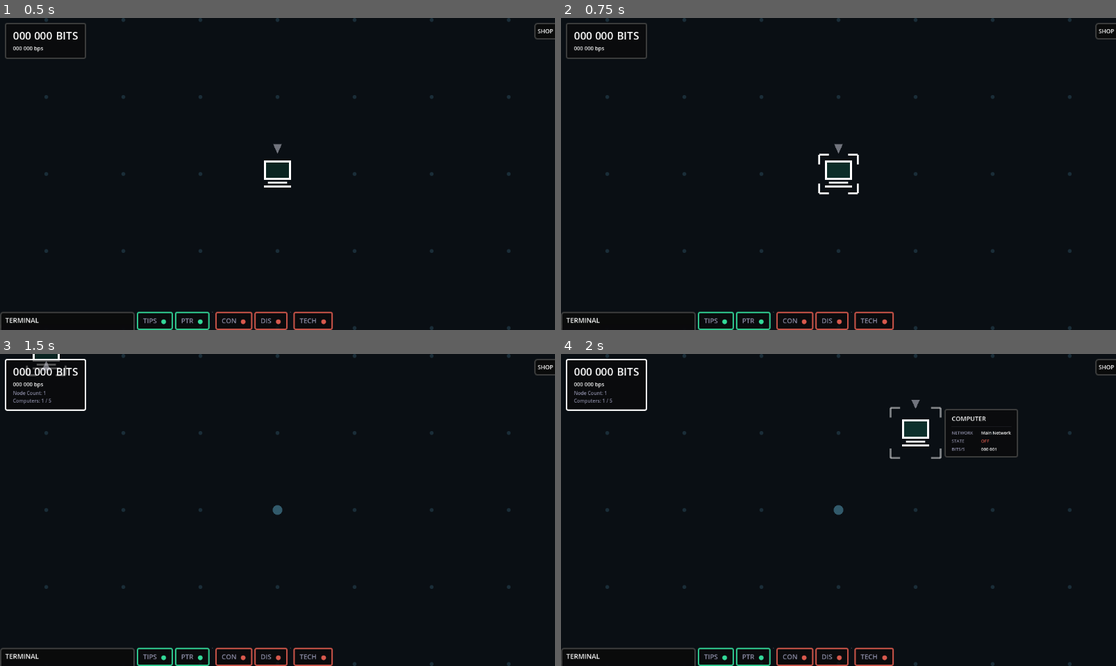
Above: before the commit, frames 1-4 (two rows, left to right).
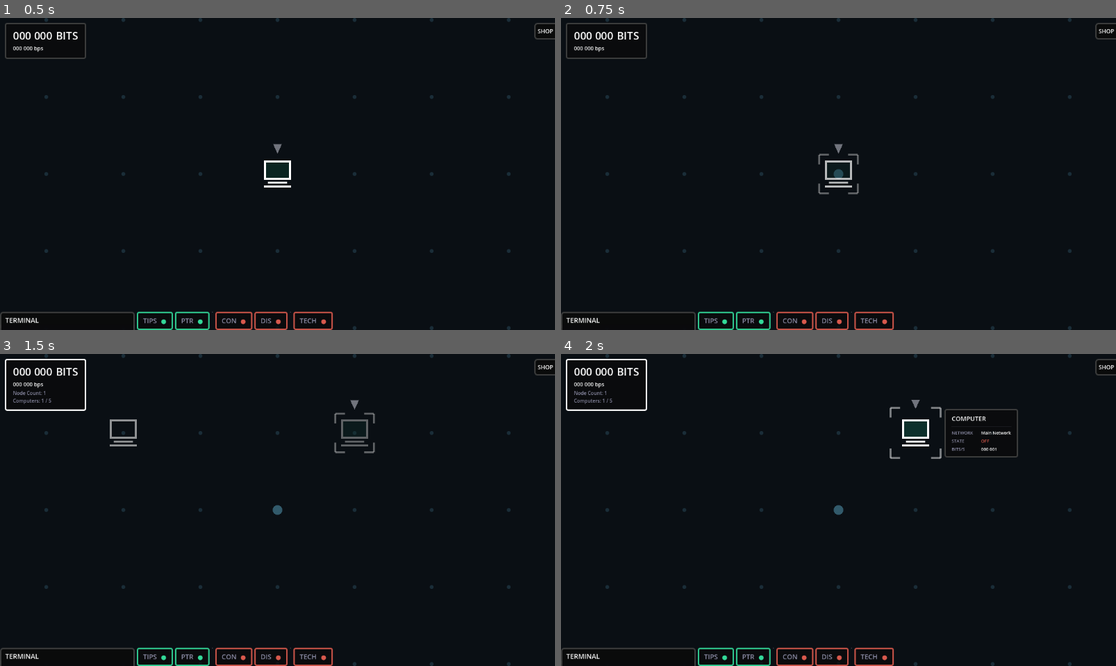
Above: after the commit, the same moments.

Repository: DscrtDv/NetClicker
Game: Godot game, scene res://Main/main.tscn
The game is run twice, just before and just after one commit, with the same random seed, the same clock (stepped at 60 frames per second) and the same inputs.
Inputs (mouse positions are in pixels of both pictures, inside the frame that each line leads up to):
- Up to frame 1 (0.5 s): no input
- Up to frame 2 (0.75 s): tap Enter at 0.5 s; drag from (838, 174) to (894, 105) at 0.52 s
- Up to frame 3 (1.5 s): drag from (44, 375) to (355, 432) at 1.27 s
- Up to frame 4 (2 s): no input

Frame 1 is identical in both runs. In frame 2, 0.3% of the frame differs, in the area x 46-54%, y 43-57%; in frame 3, 0.6%, in the area x 4-68%, y 0-32%; in frame 4, nothing differs.

Commit message:
fix: faded ghost appears when repositioning computer or switch

Diff:
--- a/Clickers/clicker.gd
+++ b/Clickers/clicker.gd
@@ -2,6 +2,7 @@
 class_name Clicker
 
 const GameColors := preload("res://Autoload/game_colors.gd")
+const PLACEMENT_GHOST_SCENE = preload("res://UI/Placement/placement_ghost.tscn")
 
 @onready var power_indicator: ColorRect = $DetailView/PowerIndicator
 @onready var proxy: Polygon2D = $ProxyView/Polygon2D
@@ -22,6 +23,8 @@
 var grabbing := false
 var powered := false
 var network_name := "Main Network"
+var drag_preview: Node2D = null
+var drag_origin := Vector2.ZERO
 
 var hover_modulate := Color(1.3, 1.3, 1.3)
 var normal_modulate := Color(1.0, 1.0, 1.0)
@@ -29,7 +32,6 @@
 const TINT_SOURCE := Color(0.30, 1.10, 0.95)
 const TINT_VALID := Color(0.40, 1.10, 0.50)
 const TINT_INVALID := Color(1.10, 0.40, 0.40)
-
 
 func _ready() -> void:
 	super._ready()
@@ -46,6 +48,9 @@
 	SignalBus.connection_cancelled.connect(_on_connection_cleared)
 	SignalBus.connection_formed.connect(_on_connection_formed)
 
+func _process(_delta: float) -> void:
+	if grabbing:
+		_update_drag_preview()
 
 func _input(event: InputEvent) -> void:
 	if Input.is_action_just_pressed("left_click") and mouse_over:
@@ -65,25 +70,32 @@
 				return
 
 			grabbing = true
+			drag_origin = global_position
 			SignalBus.entity_grabbed = self
 			bracket.on_grab()
 			SignalBus.tooltip_hide.emit()
-
-		var snapped_pos := SignalBus.snap_to_grid(get_global_mouse_position())
-		if not _is_grid_slot_blocked(snapped_pos):
-			global_position = snapped_pos
+			_show_drag_preview()
+
+		_update_drag_preview()
+		var tw = create_tween()
+		tw.tween_property(self, "modulate:a", 0.35, 0.1)
 
 	if Input.is_action_just_released("left_click"):
 		if grabbing:
 			grabbing = false
 			SignalBus.entity_grabbed = null
 
-			var snapped_pos := SignalBus.snap_to_grid(get_global_mouse_position())
+			var snapped_pos = SignalBus.snap_to_grid(get_global_mouse_position())
 			if not _is_grid_slot_blocked(snapped_pos):
 				global_position = snapped_pos
-
-			mouse_over = global_position.distance_to(get_global_mouse_position())
+			else:
+				global_position = drag_origin
+
+			_clear_drag_preview()
 			bracket.on_release(mouse_over)
+
+			var tw = create_tween()
+			tw.tween_property(self, "modulate:a", 1.0, 0.1)
 
 			if mouse_over:
 				SignalBus.tooltip_show.emit(clicker_type, network_name, powered, get_bit_ps(), self)
@@ -106,7 +118,6 @@
 		on_power_changed(powered)
 		SignalBus.tooltip_show.emit(clicker_type, network_name, powered, get_bit_ps(), self)
 
-
 func _is_grid_slot_blocked(pos: Vector2) -> bool:
 	for node in get_tree().get_nodes_in_group("Clickers"):
 		if node == self:
@@ -115,6 +126,36 @@
 			return true
 	return false
 
+# --- Ghost Preview ---
+
+func _show_drag_preview() -> void:
+	if drag_preview != null:
+		return
+
+	drag_preview = PLACEMENT_GHOST_SCENE.instantiate()
+	drag_preview.setup(clicker_type)
+	get_parent().add_child(drag_preview)
+	drag_preview.global_position = global_position
+
+
+func _update_drag_preview() -> void:
+	if drag_preview == null:
+		return
+
+	var snapped_pos = SignalBus.snap_to_grid(get_global_mouse_position())
+	drag_preview.global_position = snapped_pos
+
+	if _is_grid_slot_blocked(snapped_pos):
+		drag_preview.modulate = Color(1.0, 0.35, 0.35, 0.45)
+	else:
+		drag_preview.modulate = Color(1.0, 1.0, 1.0, 0.55)
+
+
+func _clear_drag_preview() -> void:
+	if drag_preview != null:
+		drag_preview.queue_free()
+		drag_preview = null
+
 # --- Virtuals ---
 
 func init_prices() -> void:
@@ -240,6 +281,8 @@
 	mouse_over = true
 	if not grabbing:
 		bracket.on_hover()
+	if grabbing:
+		return
 
 	var tint := hover_modulate
 
@@ -263,6 +306,8 @@
 	if not grabbing:
 		mouse_over = false
 		bracket.on_exit()
+	if grabbing:
+		return
 
 	var tint := normal_modulate
 	if SignalBus.connect_mode_enabled and SignalBus.connection_source == self:
Not shown, changed: .gitignore
